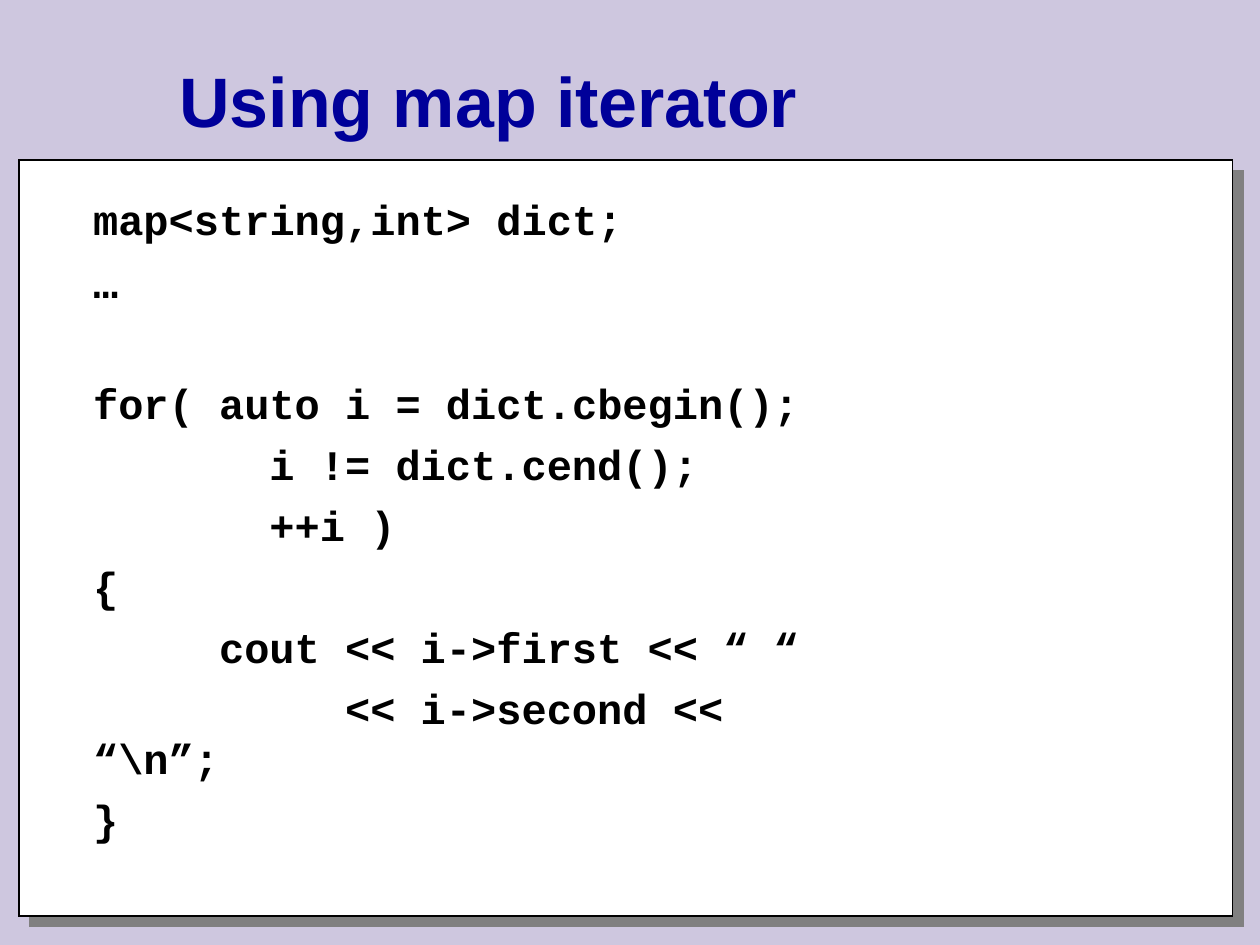
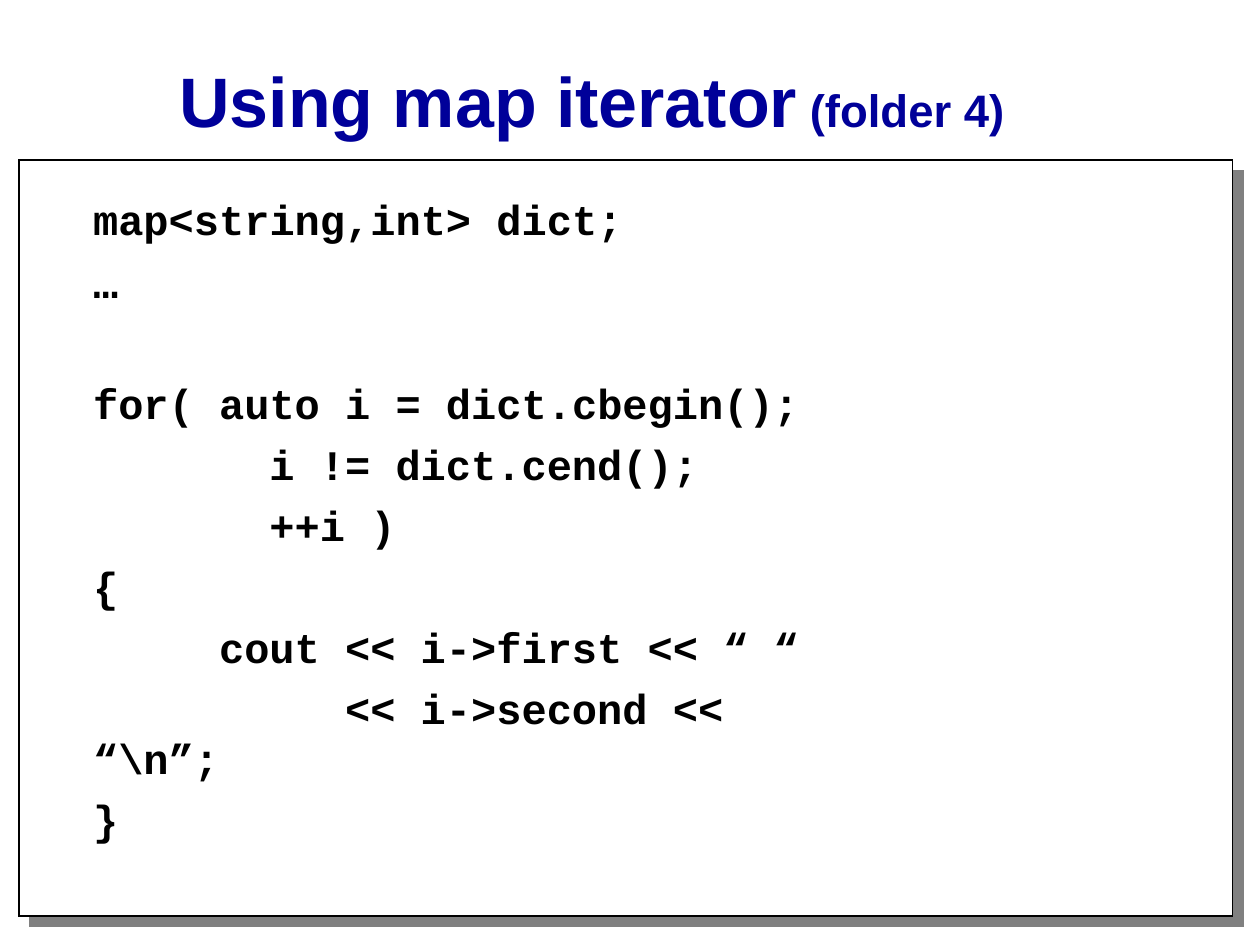
Before and after one commit to cpp-at-ariel/cpp-5779, a slide deck: slide 33 of 11-stl-algorithms/slides-iterators.odp. Drawn at 1260x945 pixels with LibreOffice and Linux fonts; fonts in the diff are those of the drawing. Boxes give left, top, right and bottom in pixels: in the first picture for what was removed or moved away, otherwise in the second. Text is boxed around its words. In the diff, an @@ line names an element or a change of style, - is before the commit and + after.

```diff
--- a/11-stl-algorithms/slides-iterators.odp
+++ b/11-stl-algorithms/slides-iterators.odp
@@ background #CEC7DF to #FFFFFF @@
@@ title at box(179, 76, 1004, 140): text changed @@
-Using map iterator
+Using map iterator (folder 4)
```
Also in this commit, not shown: 33 other slides changed, 1 slide added, 1 slide removed, 5 other files.
